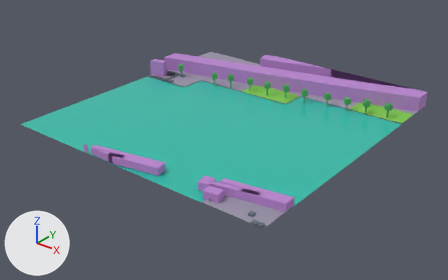
Renders of the glTF model public/maps/melbourne/chunks/4_-15.glb from each side of a commit.
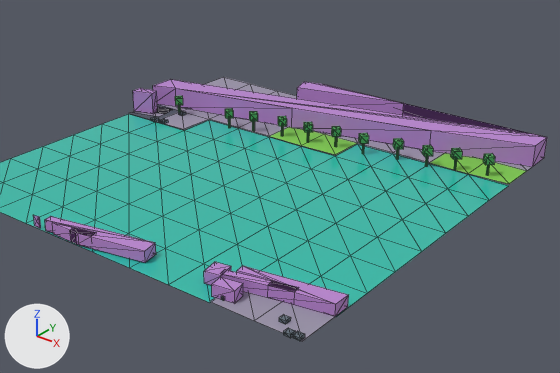
The first picture shows the older version from a camera (50 mm lens) standing at (680.7, 1558.9, 103.6) and looking at (536.0, 1739.8, -8.6). The close-ups show the older and then the newer version on the part from 14% to 97% of the width and 0% to 89% of the height of that picture. Only the edits that show in the close-ups are written down. Every picture has the same lights, and +X, +Y and +Z are marked at lower left. The close-ups show mesh edges as thin lines. Where no turn or scale is listed for an object, it has been applied to the vertices. Vertices at exactly the same position are counted once.

In view in the first close-up: 'compiled-chunk'.
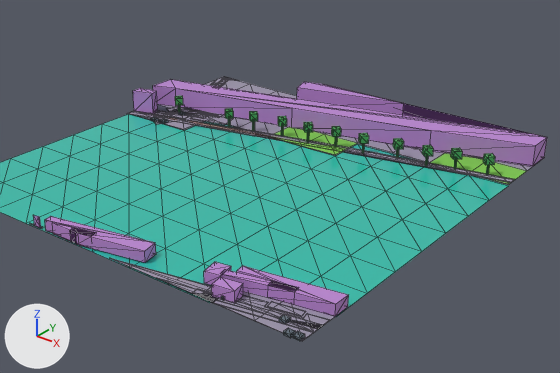
Changed parts and their boxes [x1, y1, x2, y2] in the close-ups (560 x 373 px; the box of a moved part takes in the faces that stretch with it):
'compiled-chunk', reshaped, moved
    both: [0, 77, 547, 342]
part 1 of me_mesh_0, moved or reshaped
    before: [130, 77, 547, 184]
    after: [137, 77, 547, 184]
part 2 of me_mesh_0, moved or reshaped
    before: [210, 291, 334, 341]
    after: [223, 291, 334, 333]
part 3 of me_mesh_0, moved or reshaped
    both: [26, 114, 508, 303]
part 4 of me_mesh_0, moved or reshaped
    both: [133, 88, 158, 114]
part 5 of me_mesh_0, moved or reshaped
    before: [212, 277, 243, 304]
    after: [212, 277, 243, 303]
part 6 of me_mesh_0, moved or reshaped
    before: [52, 223, 96, 244]
    after: [52, 223, 94, 244]
part 7 of me_mesh_0, rebuilt
    before: [133, 107, 173, 117]
    after: [137, 110, 190, 119]
part 8 of me_mesh_0, rebuilt
    both: [225, 108, 233, 119]
part 9 of me_mesh_0, rebuilt
    before: [279, 315, 291, 325]
    after: [279, 315, 291, 324]
part 10 of me_mesh_0, built on
    before: [160, 119, 168, 124]
    after: [127, 77, 542, 183]
part 11 of me_mesh_0, added
    after: [29, 223, 330, 341]

Edits to the bpy script that builds the scene:
```text
Add mat_cycleway:
    mat_cycleway = principled_material('cycleway')
    mat_cycleway.base_color = (0.34, 0.18, 0.14)  # brown #9e7669
    mat_cycleway.roughness = 0.9
Change me_mesh_0:
    used by ob_compiled_chunk; location = (534.0, 1745.7, 3.6)
    remove me_mesh_0.from_pydata(...)  # 489 vertices, 730 faces; spans x -60.0..60.0, y -60.3..60.3, z -3.7..3.7
    add me_mesh_0.from_pydata(...)  # 954 vertices, 1340 faces; spans x -60.0..60.0, y -60.3..60.3, z -3.8..3.8
    me_mesh_0 part 1: the loose piece of 68 vertices spanning x -60.0..60.0, y 12.3..60.3, z -3.3..3.0 is moved by (0.0, 0.0, 0.1)
    me_mesh_0 part 2: the loose piece of 6 vertices spanning x 36.0..60.0, y -59.7..-47.7, z -3.3 is moved by (0.0, 0.0, 0.1)
    me_mesh_0 part 3: the loose piece of 89 vertices spanning x -60.0..60.0, y -59.7..36.3, z -3.6 is moved by (0.0, 0.0, 0.1)
    me_mesh_0 part 4: the loose piece of 8 vertices spanning x -60.0..-53.1, y 14.7..19.4, z -3.3..3.7 is moved by (0.0, 0.0, 0.1)
    me_mesh_0 part 5: the loose piece of 8 vertices spanning x 34.5..40.6, y -57.9..-53.4, z -3.3..-0.3 is moved by (0.0, 0.0, 0.1)
    me_mesh_0 part 6: the loose piece of 8 vertices spanning x -13.6..-1.2, y -59.7..-56.5, z -3.3..-0.3 is moved by (0.0, 0.0, 0.1)
    me_mesh_0 part 7: the loose piece of 12 vertices spanning x -60.0..-49.8, y 13.6..23.8, z -3.3 is rebuilt with 8 vertices and now spans x -60.0..-42.2, y 14.6..23.0, z -3.2..-3.0
    me_mesh_0 part 8: the loose piece of 8 vertices spanning x -28.1..-24.7, y 20.9..24.3, z 0.1..2.5 is rebuilt with 8 vertices and now spans x -28.1..-24.7, y 20.9..24.3, z 0.2..2.6
    me_mesh_0 part 9: the loose piece of 8 vertices spanning x 52.1..53.8, y -56.9..-55.2, z -3.3..-2.4 is rebuilt with 8 vertices and now spans x 52.1..53.8, y -56.9..-55.2, z -3.2..-2.3
    me_mesh_0 part 10: 8 vertices moved within x -45.9..-44.2, y 12.2..13.9, z -3.2..-2.3; 371 vertices added at x -60.0..60.0, y 10.6..60.3, z -3.8..-2.9
    me_mesh_0 part 11: 98 vertices added at x -22.6..60.0, y -59.7..-50.0, z -3.7..-3.0
    other edits to the shape of me_mesh_0 do not show in these pictures
    add me_mesh_0.materials.append(mat_cycleway)  # brown #9e7669
Change ob_compiled_chunk:
    ob_compiled_chunk.location: (534.0, 1745.7, 3.6) -> (534.0, 1745.7, 3.5)
```
